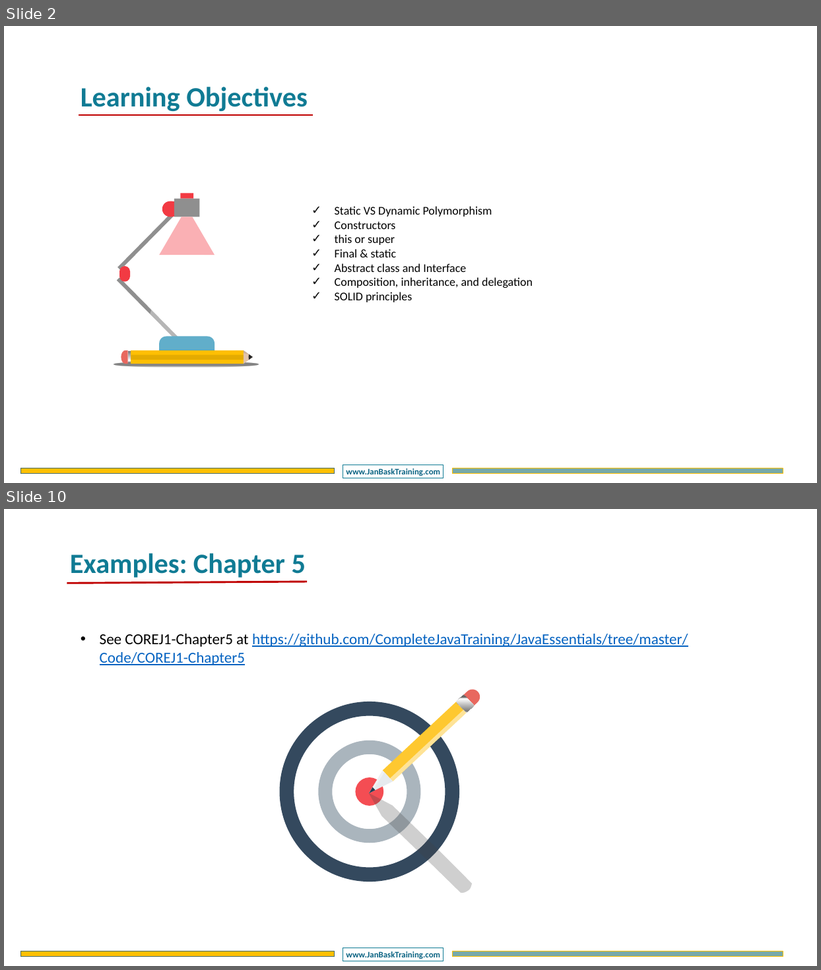
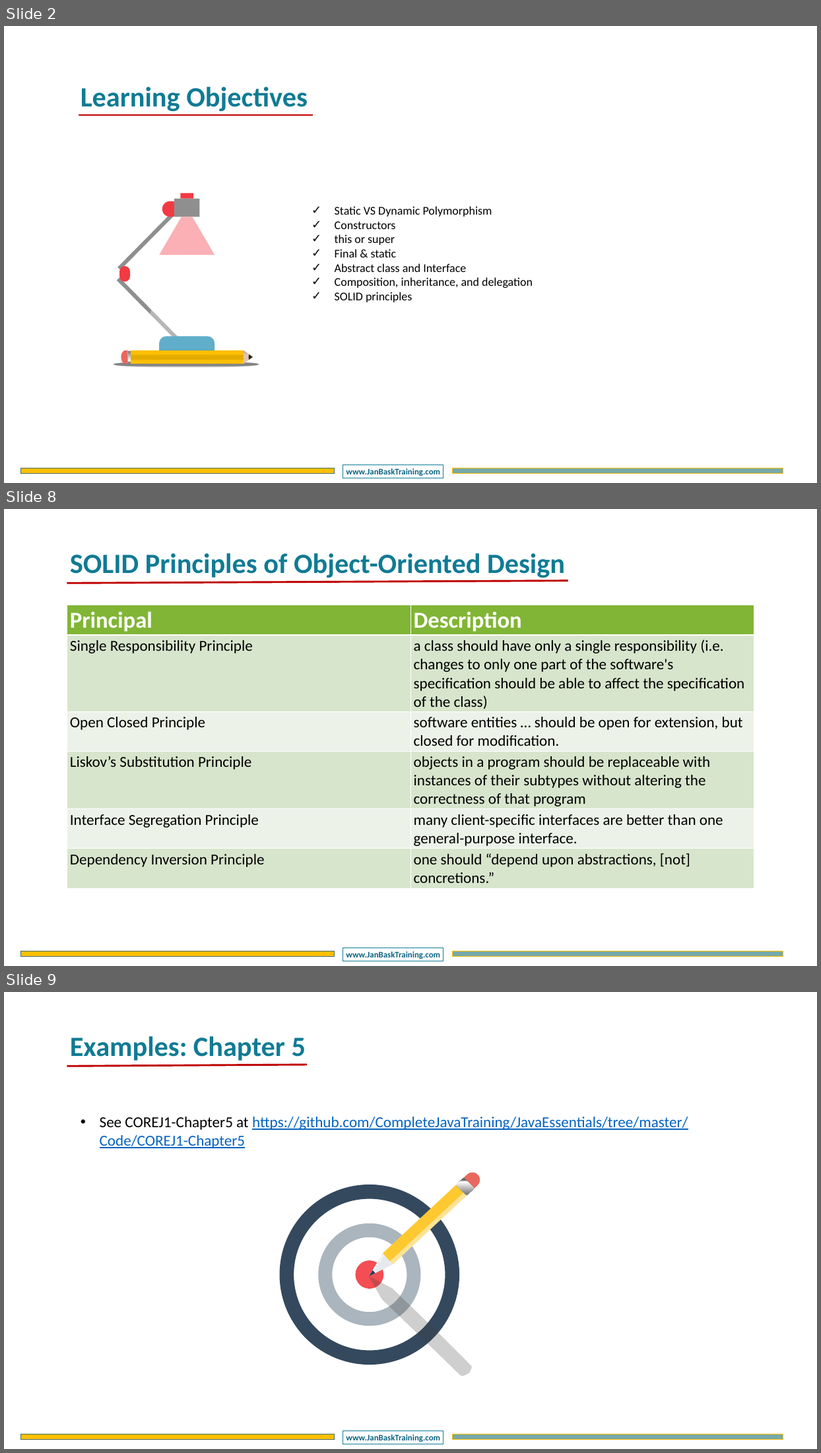
Before and after one commit to CompleteJavaTraining/JavaEssentials, a slide deck: slides/COREJ1/COREJ1 - Chapter5.pptx. Shown one above the other, each under a label of ours: slides 2 and 10 before the commit, slides 2, 8 and 9 after it; the slides between them are not shown. The pictures are 821x970 and 821x1453 pixels, drawn with LibreOffice and Linux fonts; fonts in the diff are those of the drawing; background and template pictures are left out. Boxes give left, top, right and bottom in pixels: in the first picture for what was removed or moved away, otherwise in the second. Text is boxed around its words. In the diff, an @@ line names an element or a change of style, - is before the commit and + after.

```diff
--- a/slides/COREJ1/COREJ1 - Chapter5.pptx
+++ b/slides/COREJ1/COREJ1 - Chapter5.pptx
@@ slide 8 added at (4,509,817,966), background #FFFFFF; not listed: 3 template elements that a slide beside it also shows @@
@@ text added at (70,553,565,581), 66 pt, text #107B94, bold @@
+SOLID Principles of Object-Oriented Design
@@ line added from (67, 583) to (568, 581), #C00000 4.5 pt @@
@@ table added at (67,605,754,889), 6 rows, 2 columns @@
+Principal | Description
+Single Responsibility Principle | a class should have only a single responsibility (i.e. changes to only one part of the software's specification should be able to affect the specification of the class)
+Open Closed Principle | software entities … should be open for extension, but closed for modification.
+Liskov’s Substitution Principle | objects in a program should be replaceable with instances of their subtypes without altering the correctness of that program
+Interface Segregation Principle | many client-specific interfaces are better than one general-purpose interface.
+Dependency Inversion Principle | one should “depend upon abstractions, [not] concretions.”
@@ what was slide 10 is now slide 9 @@
```
Also in this commit, not shown: 3 slides changed, 2 other slides added, 4 slides removed, 5 other files.
